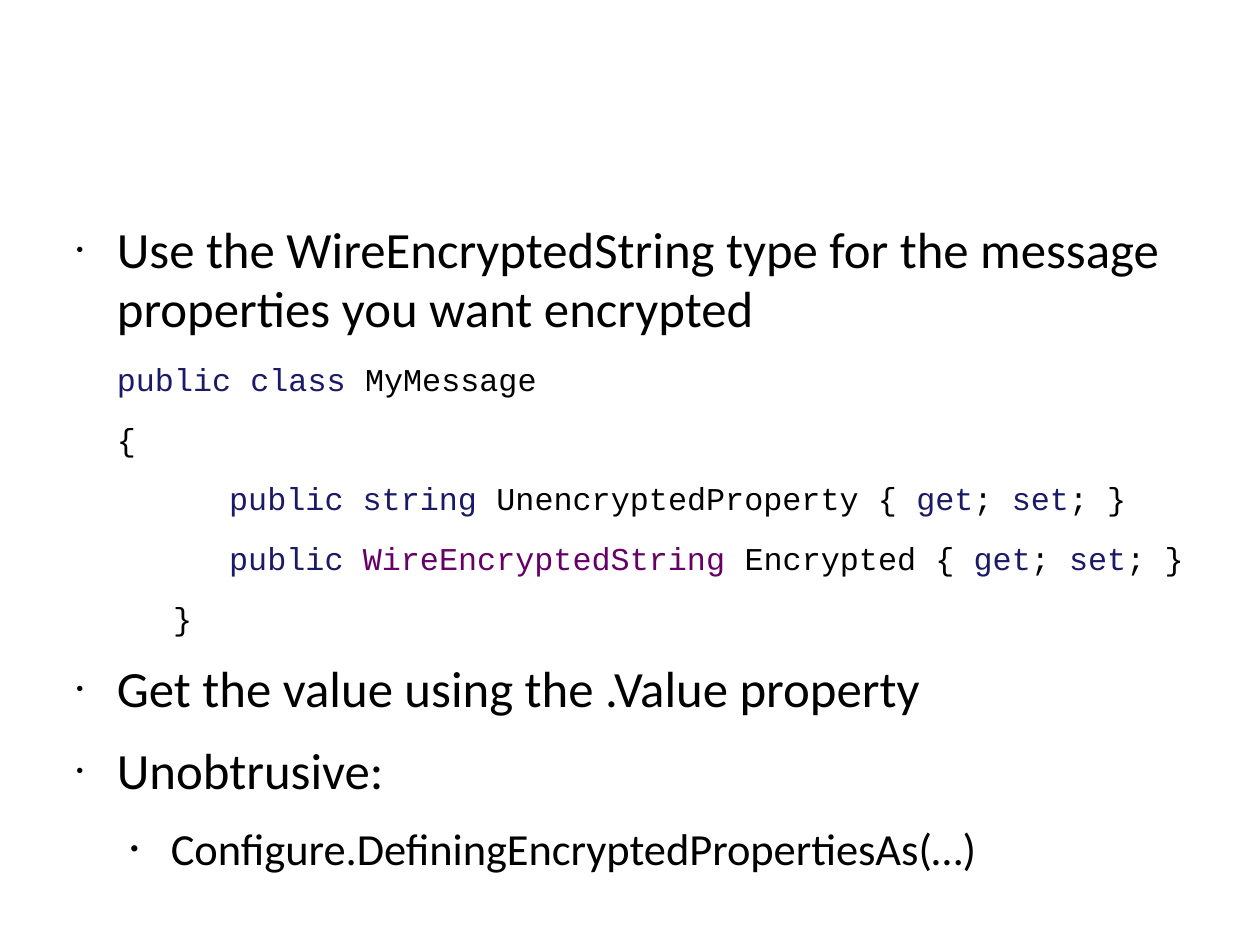
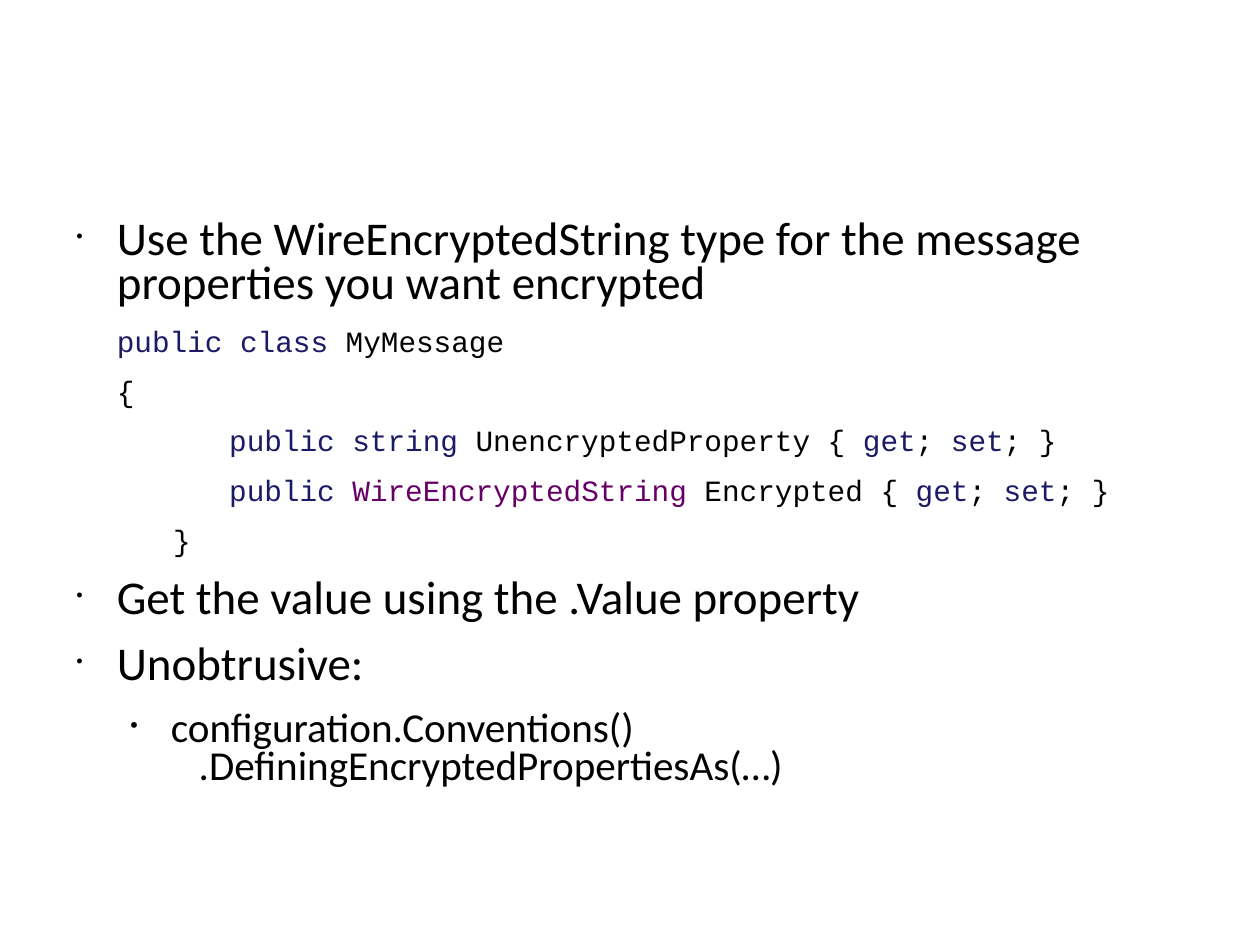
Before and after one commit to Particular/Course.Slides, a slide deck: slide 47 of EnterpriseDevelopmentWithNServiceBus.pptx. Drawn at 1260x945 pixels with LibreOffice and Linux fonts; fonts in the diff are those of the drawing; background and template pictures are left out. Boxes give left, top, right and bottom in pixels: in the first picture for what was removed or moved away, otherwise in the second. Text is boxed around its words. In the diff, an @@ line names an element or a change of style, - is before the commit and + after.

Commit message:
Changed Container and Encryption slides to NSB v5

```diff
--- a/EnterpriseDevelopmentWithNServiceBus.pptx
+++ b/EnterpriseDevelopmentWithNServiceBus.pptx
@@ text at bbox=[117, 222, 1080, 681]: size 32 to 29.6 pt in "Use the WireEncryptedString type for the message ...", "Get the value using the .Value property", "Unobtrusive:"; size 20 to 18.5 pt in "public class MyMessage", "{", "public string UnencryptedProperty { get; set; }", "public WireEncryptedString Encrypted { get; set; }" and 1 more places; line spacing 0.97 to 0.77 @@
@@ text at bbox=[171, 712, 783, 787]: text changed; size 28 to 25.9 pt @@
-  • Configure.DefiningEncryptedPropertiesAs(…)
+  • configuration.Conventions()
+    .DefiningEncryptedPropertiesAs(…)
```
Also in this commit, not shown: 8 other slides changed, 1 other file.
